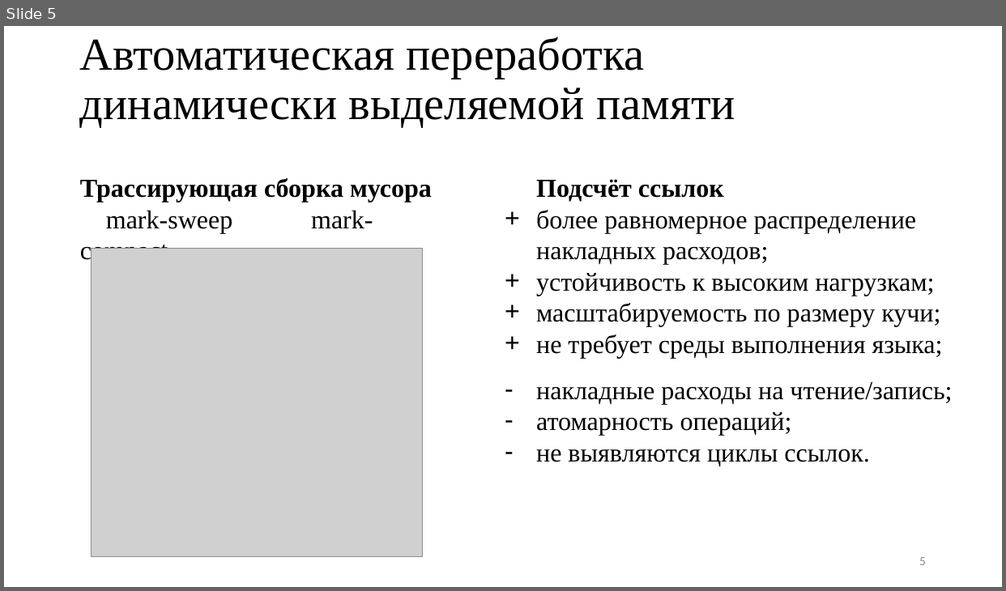
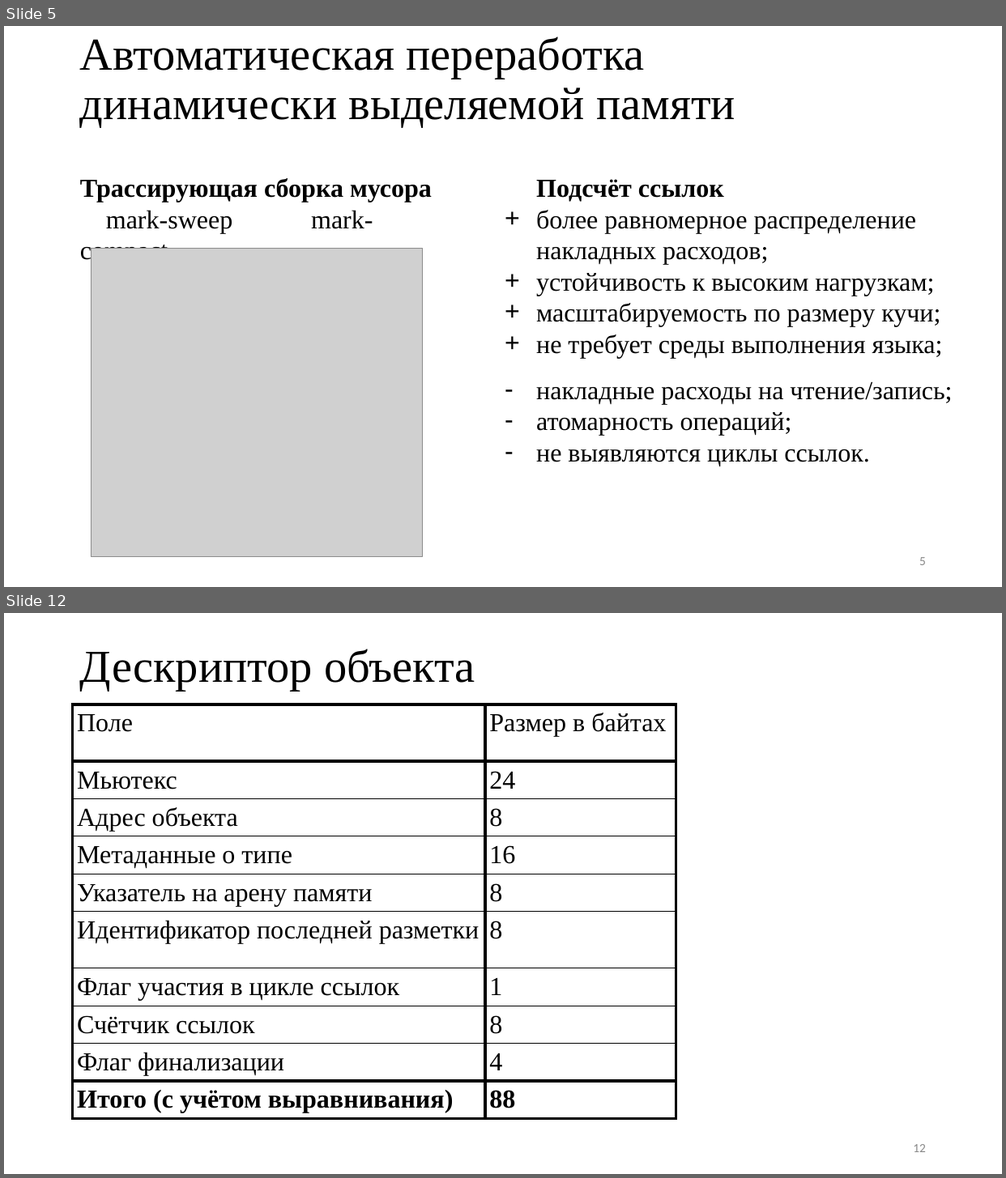
Before and after one commit to Inspirate789/alloc, a slide deck: docs/presentation/bachelor-thesis.pptx. Shown one above the other, each under a label of ours: slide 5 before the commit, slides 5 and 12 after it; the slides between them are not shown. The pictures are 1006x591 and 1006x1178 pixels, drawn with LibreOffice and Linux fonts; fonts in the diff are those of the drawing; grey boxes stand for pictures. Boxes give left, top, right and bottom in pixels: in the first picture for what was removed or moved away, otherwise in the second. Text is boxed around its words. In the diff, an @@ line names an element or a change of style, - is before the commit and + after.

```diff
--- a/docs/presentation/bachelor-thesis.pptx
+++ b/docs/presentation/bachelor-thesis.pptx
@@ slide 12 added at (4,613,1002,1174), background #FFFFFF @@
@@ title added at (80,649,475,691), 44 pt, text #000000 @@
+Дескриптор объекта
@@ table added at (73,705,676,1117), 10 rows, 2 columns @@
+Поле | Размер в байтах
+Мьютекс | 24
+Адрес объекта | 8
+Метаданные о типе | 16
+Указатель на арену памяти | 8
+Идентификатор последней разметки | 8
+Флаг участия в цикле ссылок | 1
+Счётчик ссылок | 8
+Флаг финализации | 4
+Итого (с учётом выравнивания) | 88
@@ page number added at (913,1144,926,1152), 12 pt, text #888888 @@
+12
```
Also in this commit, not shown: 8 slides changed, 4 other slides added, 5 slides removed, 21 other files.
